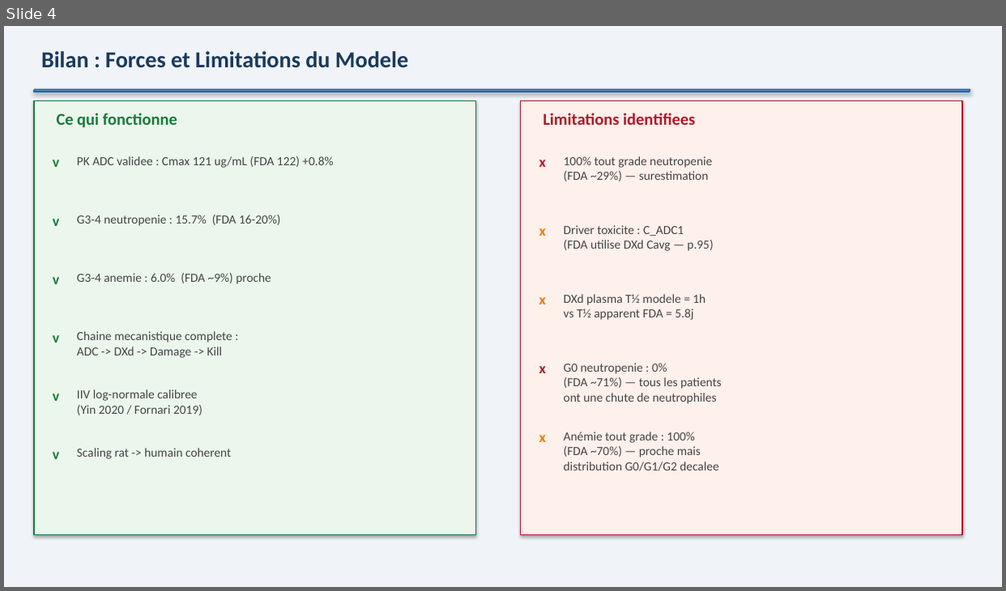
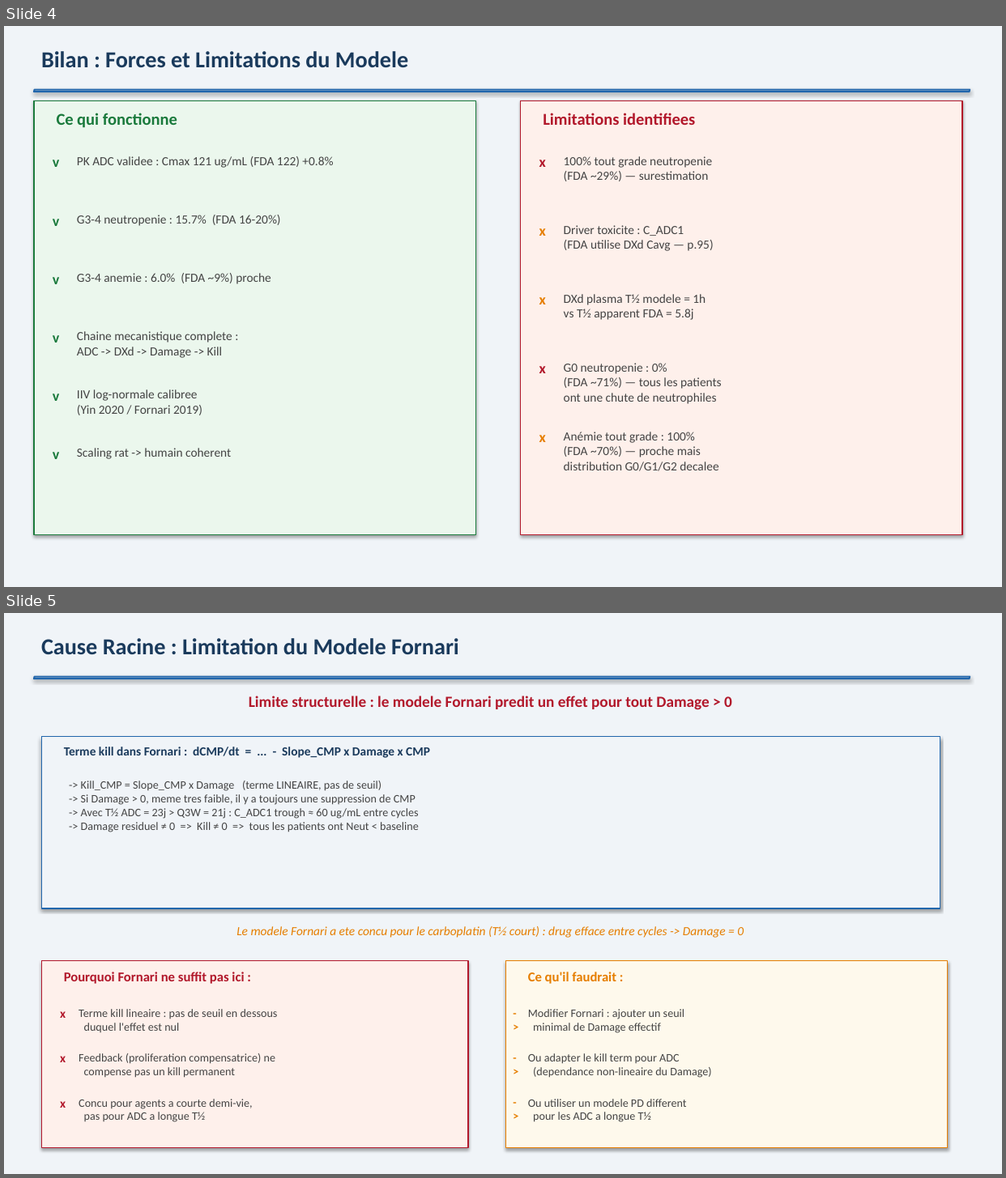
Before and after one commit to omarhss4k/Hema, a slide deck: scripts_tdxd/results_PKPD_human/TDXd_PKPD_Bilan.pptx. Shown one above the other, each under a label of ours: slide 4 before the commit, slides 4 and 5 after it. The pictures are 1006x591 and 1006x1178 pixels, drawn with LibreOffice and Linux fonts; fonts in the diff are those of the drawing. Boxes give left, top, right and bottom in pixels: in the first picture for what was removed or moved away, otherwise in the second. Text is boxed around its words. In the diff, an @@ line names an element or a change of style, - is before the commit and + after.

```diff
--- a/scripts_tdxd/results_PKPD_human/TDXd_PKPD_Bilan.pptx
+++ b/scripts_tdxd/results_PKPD_human/TDXd_PKPD_Bilan.pptx
@@ slide 5 added at [4,613,1002,1174], background #F0F4F8 @@
@@ text added at [41,638,459,654], 22 pt, text #1A3A5C, bold @@
+Cause Racine : Limitation du Modele Fornari
@@ parallelogram added at [34,677,970,679], outline #2166AC 1.5 pt @@
@@ text added at [249,696,732,710], 15 pt, text #B2182B, bold @@
+Limite structurelle : le modele Fornari predit un effet pour tout Damage > 0
@@ rectangle added at [41,736,940,909], fill #F0F4F8, outline #2166AC 1 pt @@
@@ text added at [64,747,430,758], 12 pt, text #1A3A5C, bold @@
+Terme kill dans Fornari : dCMP/dt = ... - Slope_CMP x Damage x CMP
@@ text added at [81,781,419,833], 11 pt, text #444444 @@
+-> Kill_CMP = Slope_CMP x Damage (terme LINEAIRE, pas de seuil)
+-> Si Damage > 0, meme tres faible, il y a toujours une suppression de CMP
+-> Avec T½ ADC = 23j > Q3W = 21j : C_ADC1 trough ≈ 60 ug/mL entre cycles
+-> Damage residuel ≠ 0 => Kill ≠ 0 => tous les patients ont Neut < baseline
@@ text added at [236,926,744,938], 12 pt, text #E67E00, italic @@
+Le modele Fornari a ete concu pour le carboplatin (T½ court) : drug efface entre cycles -> Damage = 0
@@ rectangle added at [41,961,468,1148], fill #FEF0EB, outline #B2182B 1 pt @@
@@ text added at [64,972,244,984], 13 pt, text #B2182B, bold @@
+Pourquoi Fornari ne suffit pas ici :
@@ rectangle added at [505,961,948,1148], fill #FEF9EC, outline #E67E00 1 pt @@
@@ text added at [528,972,616,984], 13 pt, text #E67E00, bold @@
+Ce qu'il faudrait :
@@ text added at [60,1012,66,1018], 12 pt, text #B2182B, bold @@
+x
@@ text added at [79,1009,278,1033], 11 pt, text #444444 @@
+Terme kill lineaire : pas de seuil en dessous
+duquel l'effet est nul
@@ text added at [505,1003,524,1033], 11 pt, text #E67E00, bold @@
+->
@@ text added at [528,1009,684,1033], 11 pt, text #444444 @@
+Modifier Fornari : ajouter un seuil
+minimal de Damage effectif
@@ text added at [505,1047,524,1077], 11 pt, text #E67E00, bold @@
+->
@@ text added at [60,1056,66,1063], 12 pt, text #B2182B, bold @@
+x
@@ text added at [79,1054,275,1078], 11 pt, text #444444 @@
+Feedback (proliferation compensatrice) ne
+compense pas un kill permanent
@@ text added at [528,1054,711,1078], 11 pt, text #444444 @@
+Ou adapter le kill term pour ADC
+(dependance non-lineaire du Damage)
@@ text added at [505,1093,524,1122], 11 pt, text #E67E00, bold @@
+->
@@ text added at [60,1101,66,1108], 12 pt, text #B2182B, bold @@
+x
@@ text added at [79,1099,252,1122], 11 pt, text #444444 @@
+Concu pour agents a courte demi-vie,
+pas pour ADC a longue T½
@@ text added at [528,1099,686,1122], 11 pt, text #444444 @@
+Ou utiliser un modele PD different
+pour les ADC a longue T½
```
Also in this commit, not shown: 2 slides changed, 1 slide removed, 1 other file.
